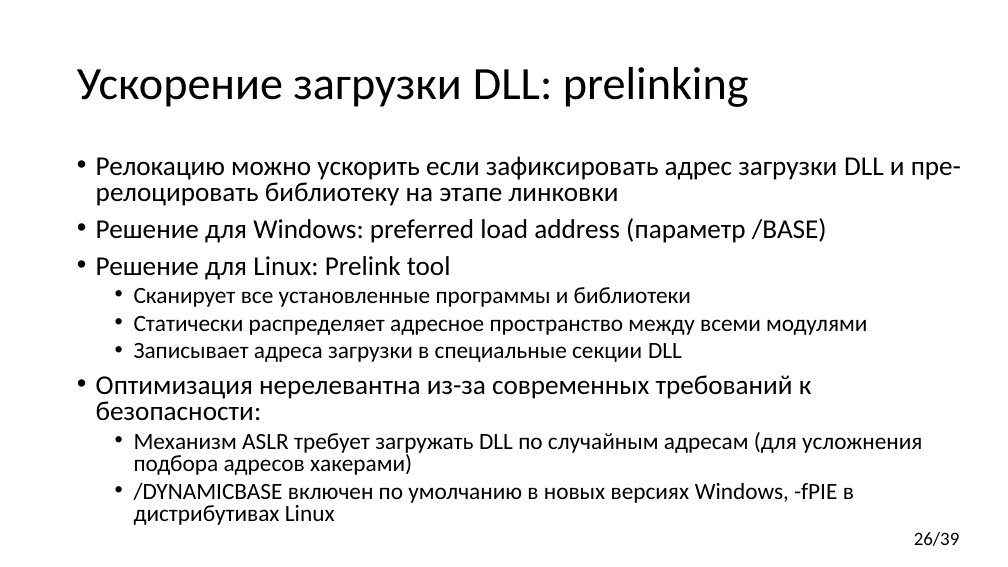
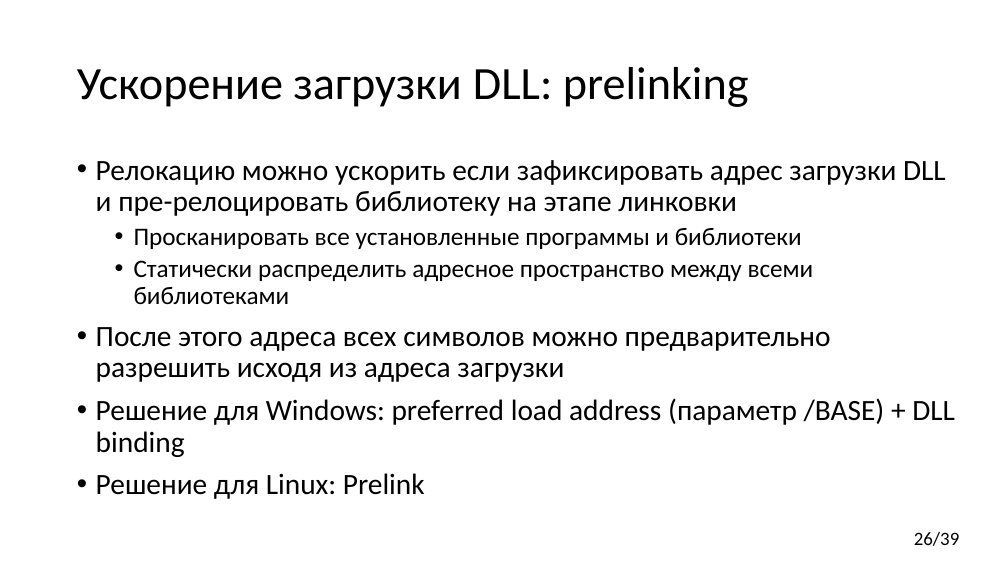
Before and after one commit to yugr/CppRussia, a slide deck: slide 26 of 2024/RU.pptx. Drawn at 1008x567 pixels with LibreOffice and Linux fonts; fonts in the diff are those of the drawing. Boxes give left, top, right and bottom in pixels: in the first picture for what was removed or moved away, otherwise in the second. Text is boxed around its words. In the diff, an @@ line names an element or a change of style, - is before the commit and + after.

```diff
--- a/2024/RU.pptx
+++ b/2024/RU.pptx
@@ text at (96,160,946,216): size 25.9 to 28 pt in "Релокацию можно ускорить если зафиксировать адрес загрузки ..."; line spacing 0.8 to 0.9 @@
@@ text at (96,228,955,499): text changed; size 22.2 to 28 pt @@
-• Решение для Windows: preferred load address (параметр /BASE)
-• Решение для Linux: Prelink tool
-  • Сканирует все установленные программы и библиотеки
-  • Статически распределяет адресное пространство между всеми модулями
-  • Записывает адреса загрузки в специальные секции DLL
-• Оптимизация нерелевантна из-за современных требований к безопасности:
-  • Механизм ASLR требует загружать DLL по случайным адресам (для усложнения подбора адресов хакерами)
-  • /DYNAMICBASE включен по умолчанию в новых версиях Windows, -fPIE в дистрибутивах Linux
+  • Просканировать все установленные программы и библиотеки
+  • Статически распределить адресное пространство между всеми библиотеками
+• После этого адреса всех символов можно предварительно разрешить исходя из адреса загрузки
+• Решение для Windows: preferred load address (параметр /BASE) + DLL binding
+• Решение для Linux: Prelink
```
Also in this commit, not shown: 6 other slides changed, 6 slides added.
